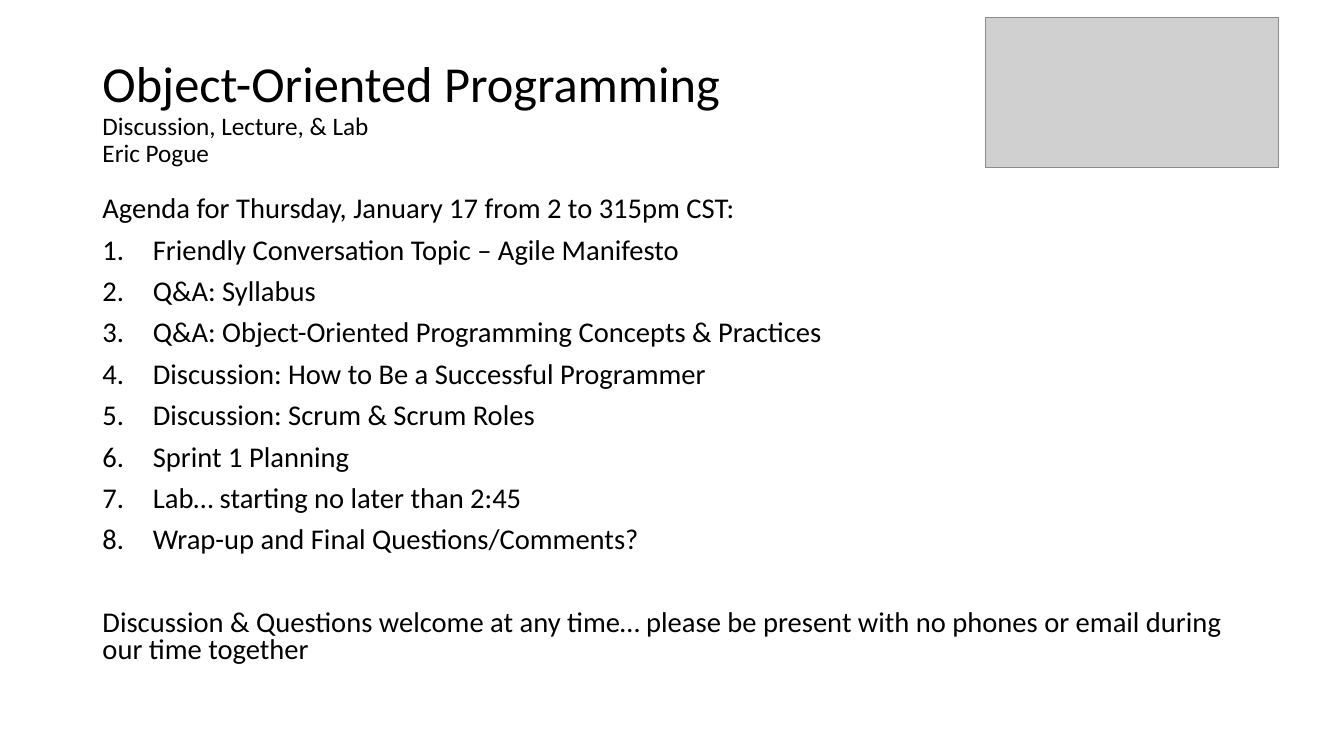
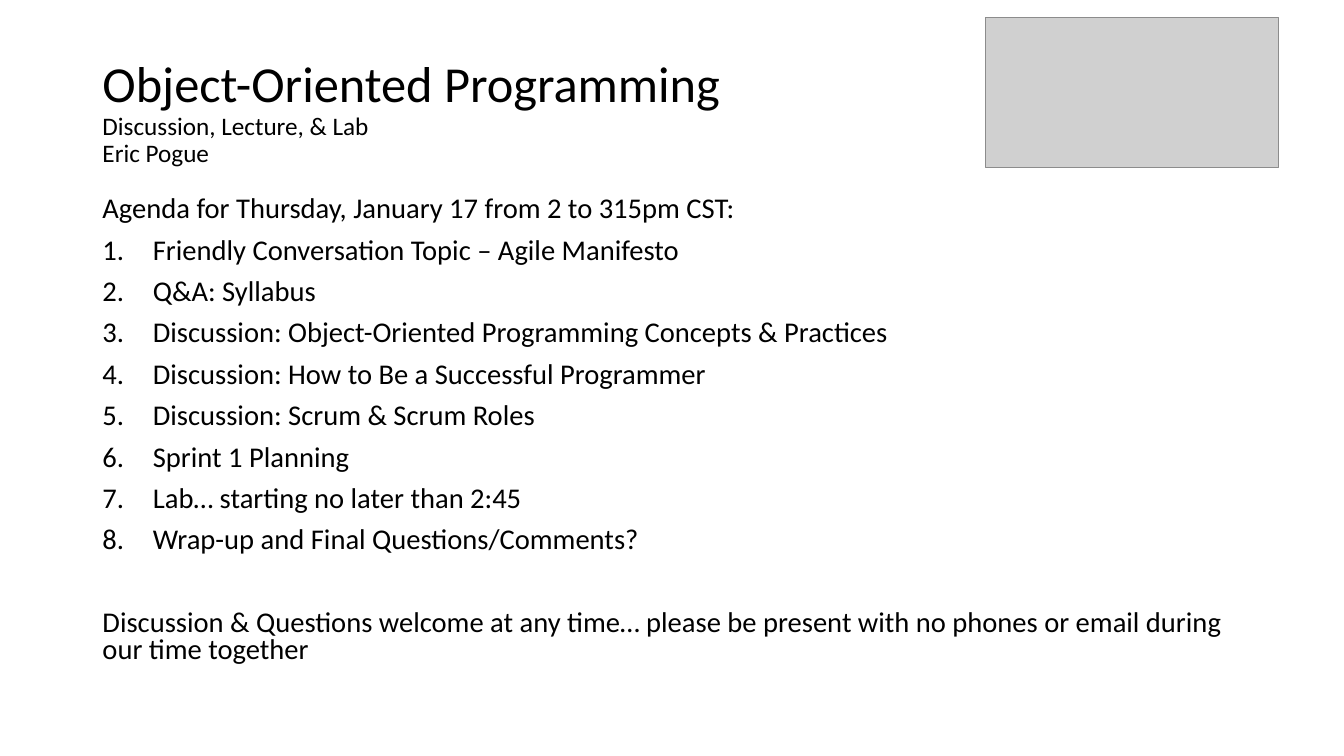
Before and after one commit to jamesbaptiste1/cpsc-24500-2019-01-spring-001, a slide deck: slide 1 of lecture-presentations/2019-01-17.pptx. Drawn at 1344x756 pixels with LibreOffice and Linux fonts; fonts in the diff are those of the drawing; grey boxes stand for pictures. Boxes give left, top, right and bottom in pixels: in the first picture for what was removed or moved away, otherwise in the second. Text is boxed around its words. In the diff, an @@ line names an element or a change of style, - is before the commit and + after.

```diff
--- a/lecture-presentations/2019-01-17.pptx
+++ b/lecture-presentations/2019-01-17.pptx
@@ text at bbox=[153, 322, 887, 347]: text changed @@
-3. Q&A: Object-Oriented Programming Concepts & Practices
+3. Discussion: Object-Oriented Programming Concepts & Practices
```
Also in this commit, not shown: 2 other slides changed, 5 slides added, 1 other file.
